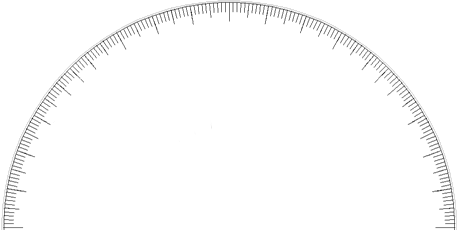
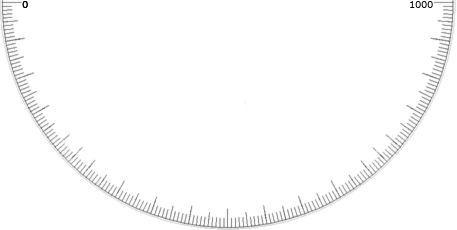
Layered file, before and after one edit (w=457, h=230). Changes by layer:
added layer "1000" above "0 #1" over (410, 1, 433, 8)
added layer "0 #1" above "0" over (22, 1, 28, 8)
added layer "0" above "Scale.png" over (22, 1, 28, 8)
painted on "Scale.png" over (0, 0, 457, 230)
